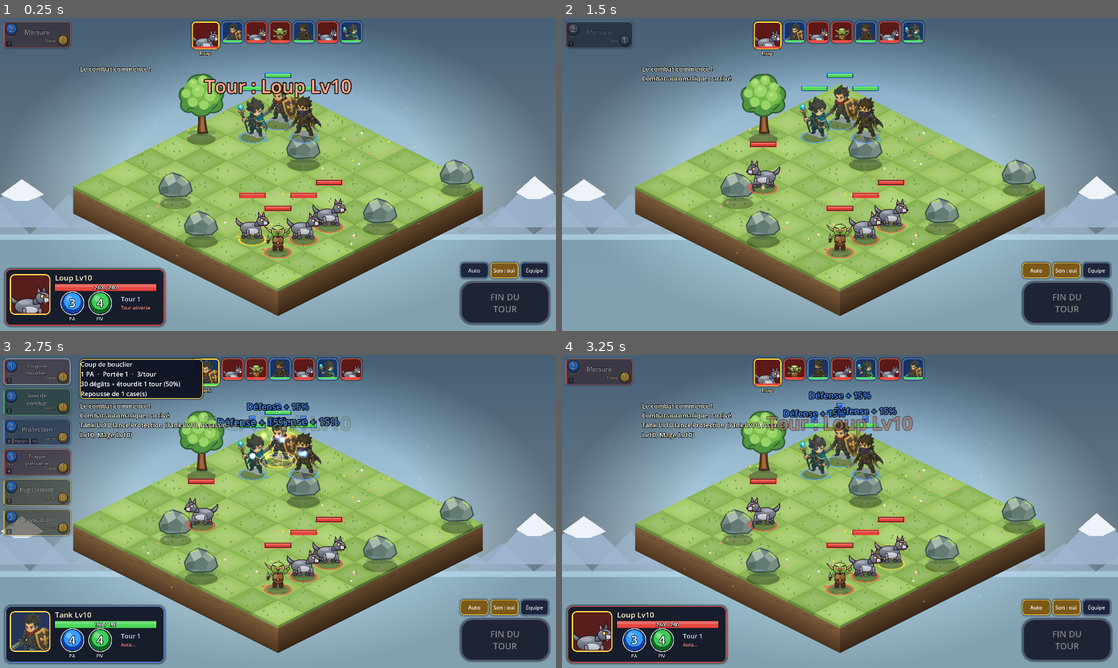
Above: before the commit, frames 1-4 (two rows, left to right).
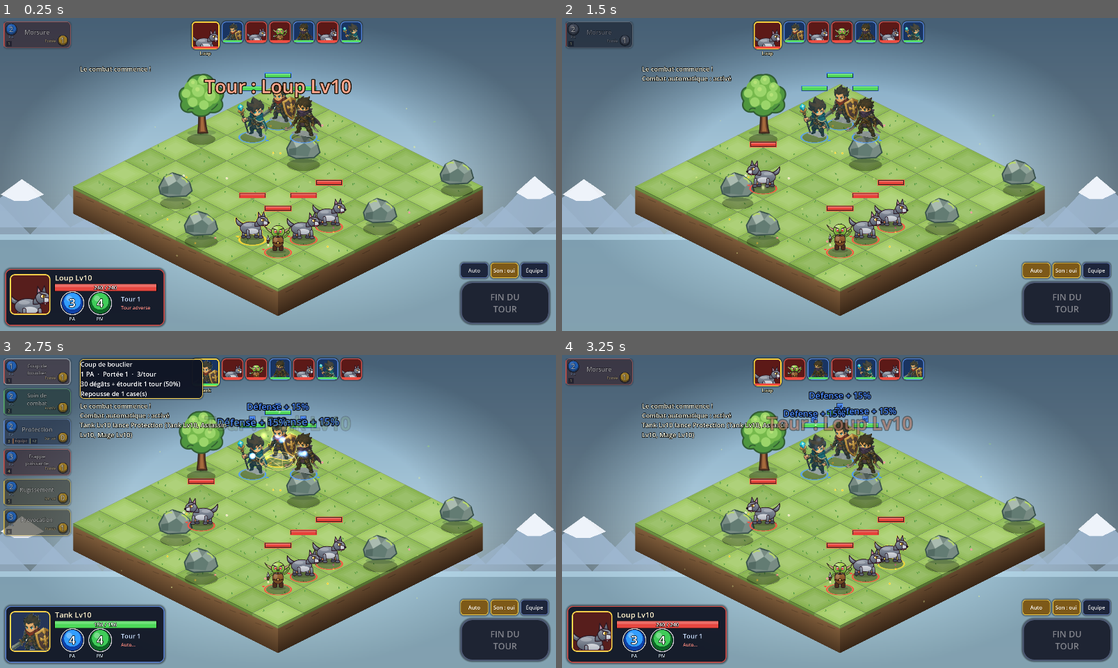
Above: after the commit, the same moments.

Repository: CharlieG42/Zimut
Game: Godot game, scene res://scenes/Main.tscn
Two runs of this game, one before a commit and one after it. Both use one fixed random seed, a clock stepped at 60 frames per second and the inputs below. This scene is started directly instead of the project's main scene.
Inputs:
- Up to frame 1 (0.25 s): no input
- Up to frame 2 (1.5 s): click "Morsure" at 0.5 s; click "Auto" at 1.25 s
- Up to frame 3 (2.75 s): click "Coup de bouclier" at 2 s
- Up to frame 4 (3.25 s): click "Soin de combat" at 2.75 s

The runs differ from the first frame. In frame 1, 0.3% of the frame differs, in the area x 13-87%, y 22-87%; in frame 2, 0.3%, in the area x 13-87%, y 21-87%; in frame 3, 0.3%; in frame 4, 0.3%.

Commit message:
Reduce forest ground clutter and improve tile outlines

Diff:
--- a/prototype/zimut/scripts/Cell.gd
+++ b/prototype/zimut/scripts/Cell.gd
@@ -53,13 +53,13 @@
 	_base = (pal["a"] if checker else pal["b"])
 	_base = Color(_base.r + tint, _base.g + tint, _base.b + tint)
 	var tuft_col: Color = pal["tuft"]
-	for i: int in range(rng.randi_range(7, 12)):
+	for i: int in range(rng.randi_range(3, 6)):
 		var p := Vector2(rng.randf_range(-0.8, 0.8) * HW, rng.randf_range(-0.8, 0.8) * HH)
 		if absf(p.x) / HW + absf(p.y) / HH < 0.8:
 			_tufts.append([p, rng.randf_range(3.0, 6.0), rng.randf_range(-3.0, 3.0), tuft_col])
-	var flower_chance: float = 0.30 if biome != "Désert" else 0.12
+	var flower_chance: float = 0.16 if biome != "Désert" else 0.08
 	if rng.randf() < flower_chance:
-		for i: int in range(rng.randi_range(1, 3)):
+		for i: int in range(rng.randi_range(1, 2)):
 			var fp := Vector2(rng.randf_range(-0.55, 0.55) * HW, rng.randf_range(-0.55, 0.55) * HH)
 			var palette: Array = pal["flowers"]
 			_flowers.append([fp, palette[rng.randi() % palette.size()]])
@@ -127,11 +127,11 @@
 		draw_circle(fp, 2.6, f[1])
 		draw_circle(fp, 1.0, Color(0.95, 0.7, 0.1))
 	# Reflets/ombres sur les arêtes pour donner du volume
-	draw_line(Vector2(-HW, 0), Vector2(0, -HH), Color(1, 1, 1, 0.14), 2.0)
-	draw_line(Vector2(0, -HH), Vector2(HW, 0), Color(1, 1, 1, 0.08), 2.0)
-	draw_line(Vector2(HW, 0), Vector2(0, HH), Color(0, 0, 0, 0.12), 2.0)
-	draw_line(Vector2(0, HH), Vector2(-HW, 0), Color(0, 0, 0, 0.12), 2.0)
-	_outline(top, Color(0, 0, 0, 0.10), 1.0)
+	draw_line(Vector2(-HW, 0), Vector2(0, -HH), Color(0.93, 1.0, 0.82, 0.32), 2.0)
+	draw_line(Vector2(0, -HH), Vector2(HW, 0), Color(0.93, 1.0, 0.82, 0.24), 2.0)
+	draw_line(Vector2(HW, 0), Vector2(0, HH), Color(0.13, 0.24, 0.12, 0.28), 2.0)
+	draw_line(Vector2(0, HH), Vector2(-HW, 0), Color(0.13, 0.24, 0.12, 0.28), 2.0)
+	_outline(top, Color(0.12, 0.22, 0.10, 0.30), 1.25)
 
 	# ── Surbrillances ─────────────────────────────────────────────────────
 	var t_ms: float = float(Time.get_ticks_msec()) / 1000.0
